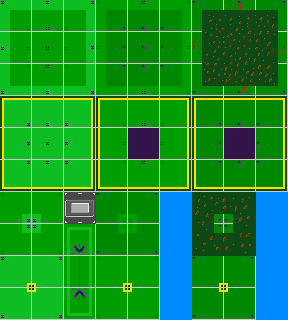
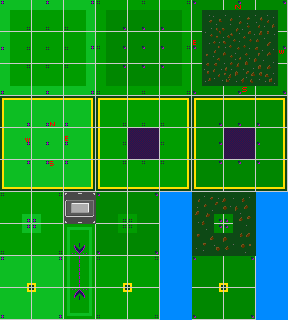
Before/after of a w=288, h=320 layered artwork. What changed in the layer stack:
added layer "Layer #2" above "Layer" over (25, 122, 68, 166)
